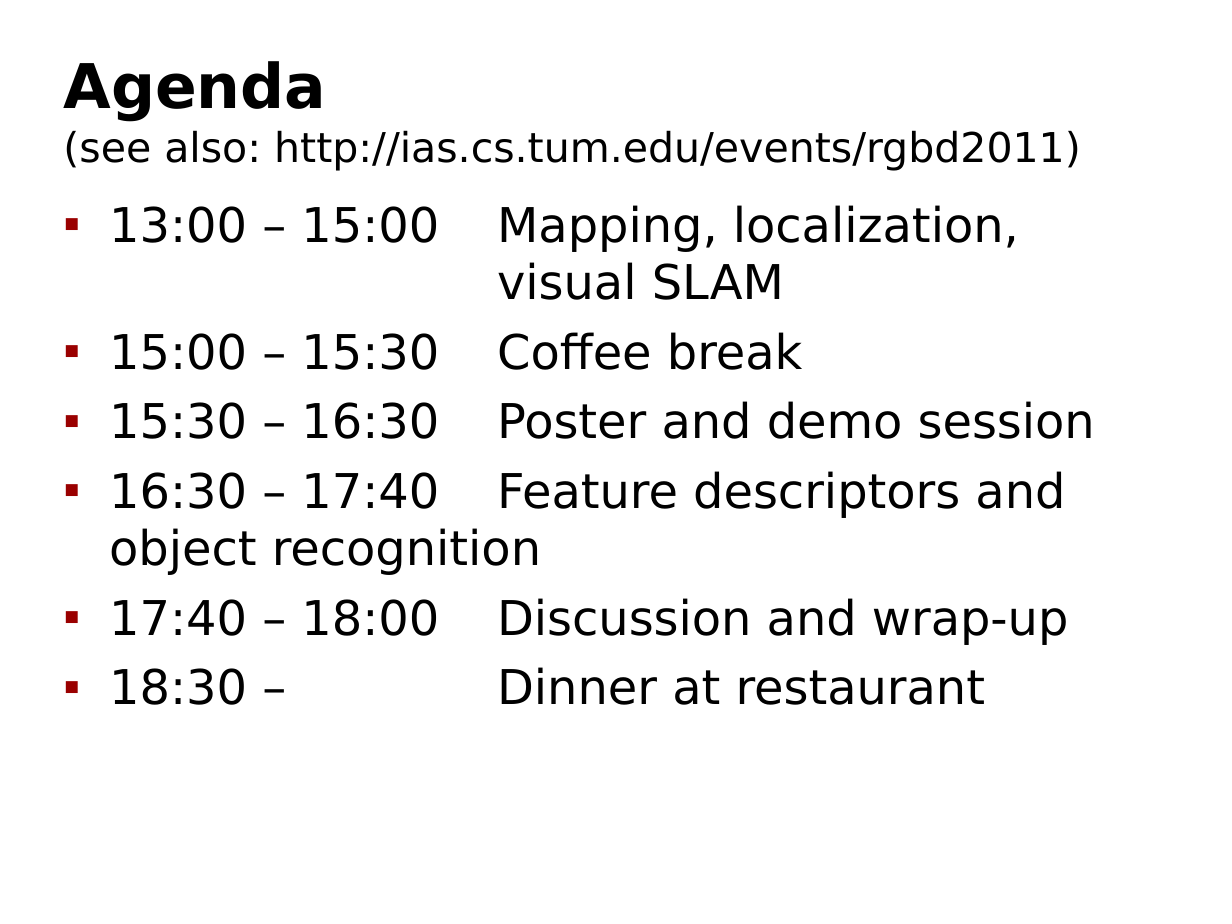
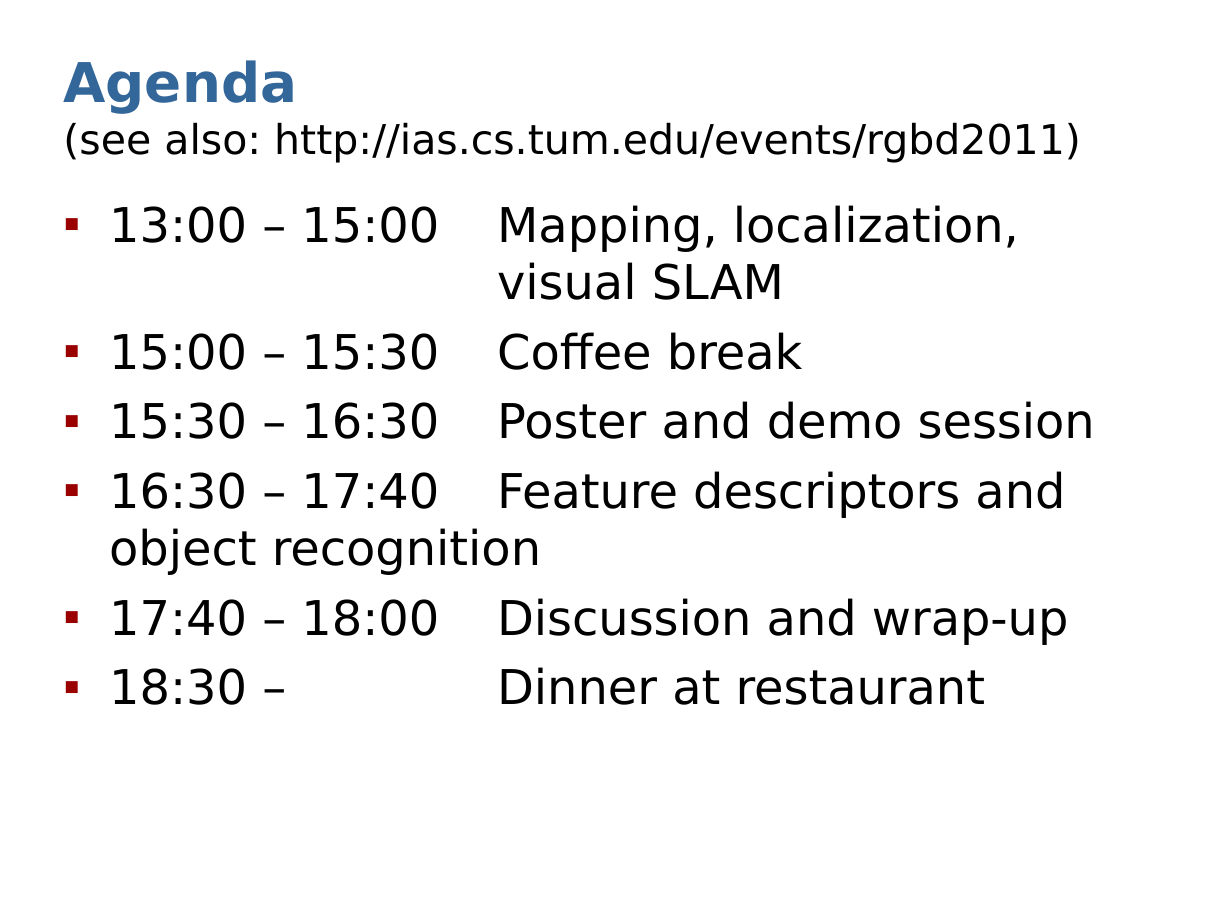
Before and after one commit to dejanpan/rgbd2011, a slide deck: slide 7 of presentations/sturm11rgbd-intro.ppt. Drawn at 1232x924 pixels with LibreOffice and Linux fonts; fonts in the diff are those of the drawing. Boxes give left, top, right and bottom in pixels: in the first picture for what was removed or moved away, otherwise in the second. Text is boxed around its words. In the diff, an @@ line names an element or a change of style, - is before the commit and + after.

```diff
--- a/presentations/sturm11rgbd-intro.ppt
+++ b/presentations/sturm11rgbd-intro.ppt
@@ title "Agenda (see also: http://ias.cs.tum.edu/events/rgbd2011)" at [63, 60, 1081, 163]: size 36 to 32 pt, text colour #000000 to #336699 in "Agenda" @@
```
Also in this commit, not shown: 1 other file.
